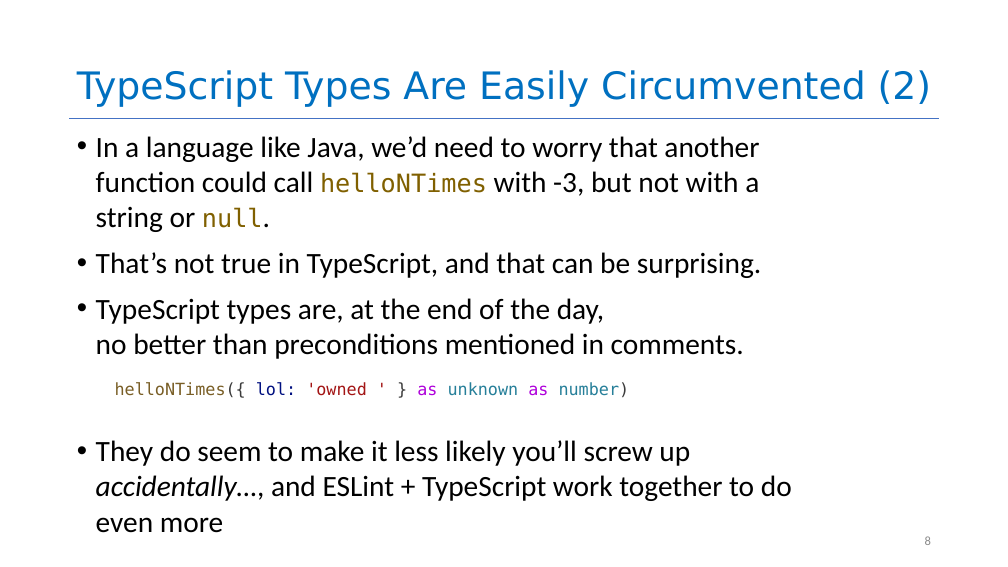
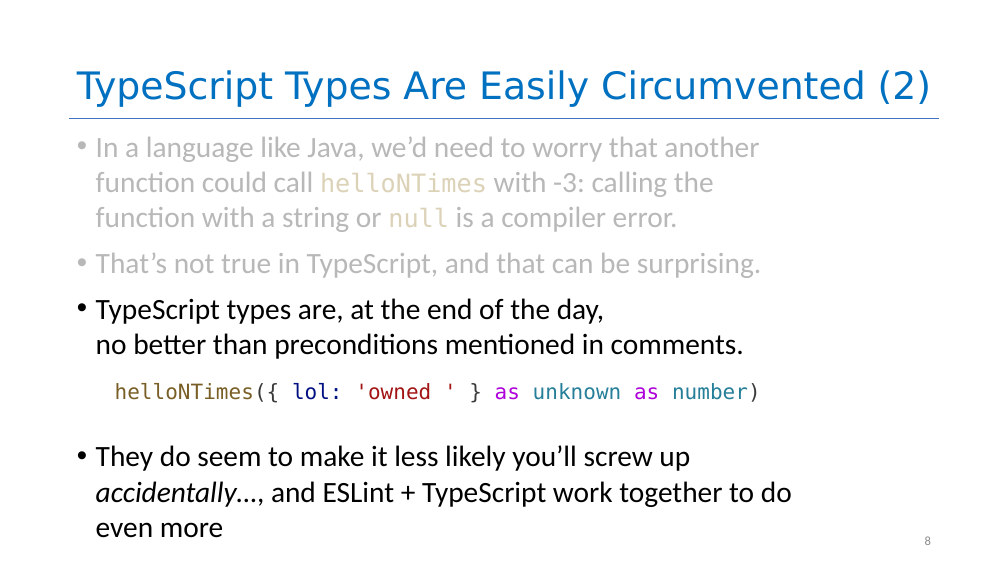
Before and after one commit to rimshaTest/CS4530-Spring-2026, a slide deck: slide 8 of Slides/Module 03.1 Trusting TypeScript.pptx. Drawn at 1008x567 pixels with LibreOffice and Linux fonts; fonts in the diff are those of the drawing. Boxes give left, top, right and bottom in pixels: in the first picture for what was removed or moved away, otherwise in the second. Text is boxed around its words. In the diff, an @@ line names an element or a change of style, - is before the commit and + after.

```diff
--- a/Slides/Module 03.1 Trusting TypeScript.pptx
+++ b/Slides/Module 03.1 Trusting TypeScript.pptx
@@ rectangle added at (41,134,844,284), fill #FFFFFF at 72% opacity @@
@@ text at (96,137,759,232): text changed @@
-• In a language like Java, we’d need to worry that another function could call helloNTimes with -3, but not with a string or null.
+• In a language like Java, we’d need to worry that another function could call helloNTimes with -3: calling the function with a string or null is a compiler error.
@@ text at (115,383,761,403): size 16 to 20 pt in "helloNTimes({ lol: 'owned ' } as unknown ..." @@
```
Also in this commit, not shown: 11 other slides changed, 3 other files.
